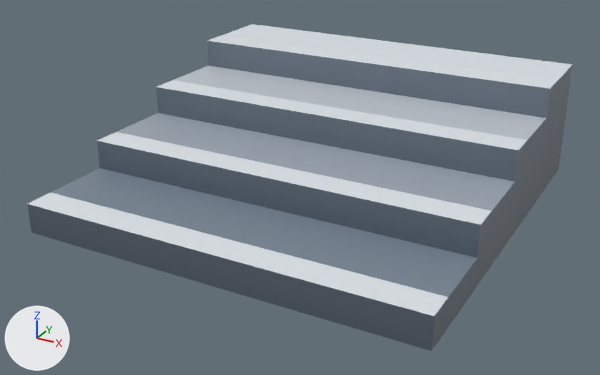
The glTF model client/public/assets/kenney-station/stairs.glb, before and after one commit.
One viewpoint serves both versions: a 50 mm camera at (0.905, -1.737, 0.888) aimed at (-0.018, -0.06, 0.049). The lights are fixed; the arrows at lower left show +X, +Y and +Z. The first picture is the older version. Where no turn or scale is listed for an object, it has been applied to the vertices. Vertices at exactly the same position are counted once.

The scene before the commit, as lines of its bpy script (objects in view):
```python
me_stairs = bpy.data.meshes.new('stairs')
me_stairs.from_pydata(...)  # 30 vertices, 52 faces; spans x -0.5..0.5, y -0.5..0.5, z -0.15..0.15
me_stairs.materials.append(mat_defaultmaterial)
ob_stairs = bpy.data.objects.new('stairs', me_stairs)
ob_stairs.location = (0.0, 0.0, 0.15)
```
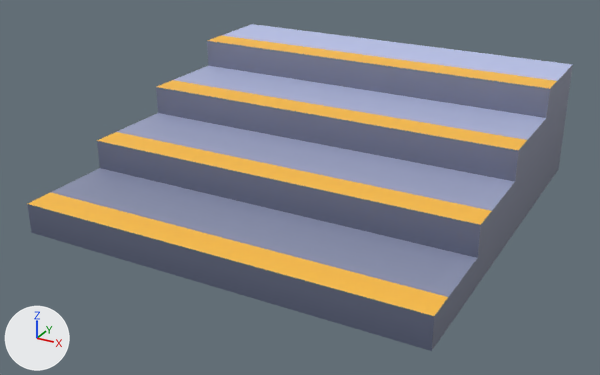
The change, as a diff of the scene's bpy script:
```diff
--- a/client/public/assets/kenney-station/stairs.glb.py
+++ b/client/public/assets/kenney-station/stairs.glb.py
@@ me_stairs @@
 me_stairs.from_pydata(...)  # 30 vertices, 52 faces; spans x -0.5..0.5, y -0.5..0.5, z -0.15..0.15
 # used by ob_stairs; location = (0.0, 0.0, 0.15)
+# me_stairs part 1: 40 faces centred in x -0.5..0.5, y -0.5..0.5, z -0.15..0.125 are repainted in the vertex colours; the middle colour goes from greyish blue #606c78 to greyish blue #6e738a
+# me_stairs part 2: 12 faces centred in x -0.167..0.167, y -0.475..0.442, z -0.075..0.15 are repainted in the vertex colours; the middle colour goes from white #dfe5ea to orange #ffc045
 me_stairs.materials.append(mat_defaultmaterial)
```

Boxes [x1, y1, x2, y2] around the edits, measured in the pictures (600 x 375 px):
part 1 of me_stairs, recoloured: [27, 41, 573, 347] in both
part 2 of me_stairs, recoloured: [28, 24, 573, 316] in both
